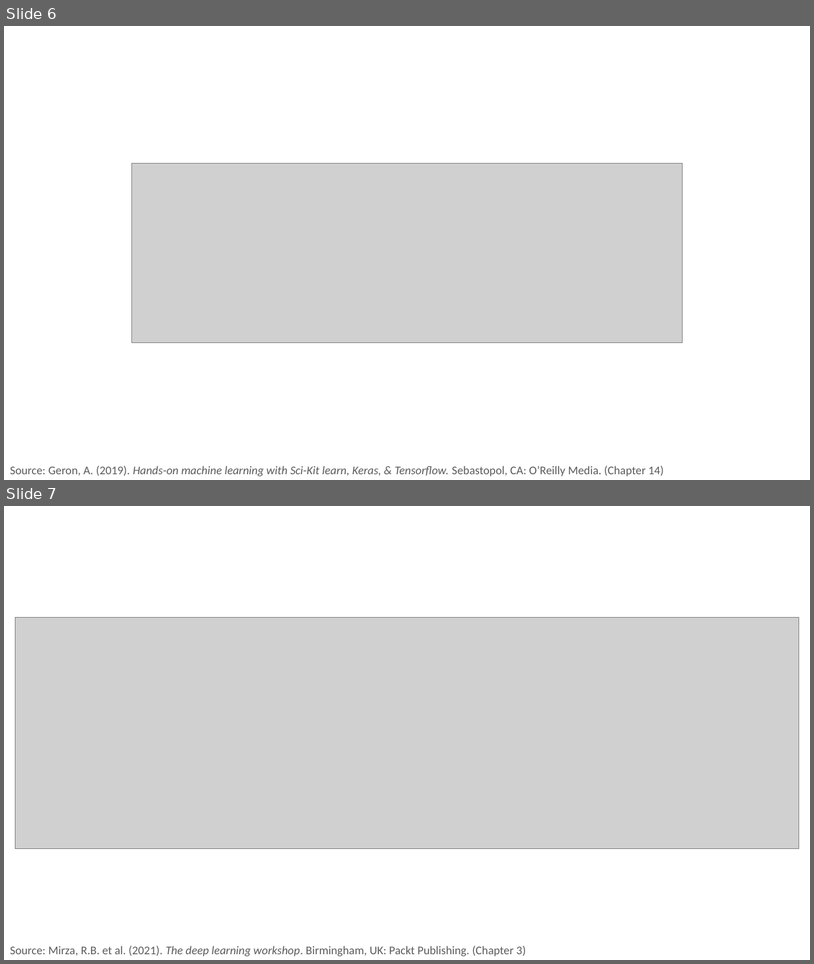
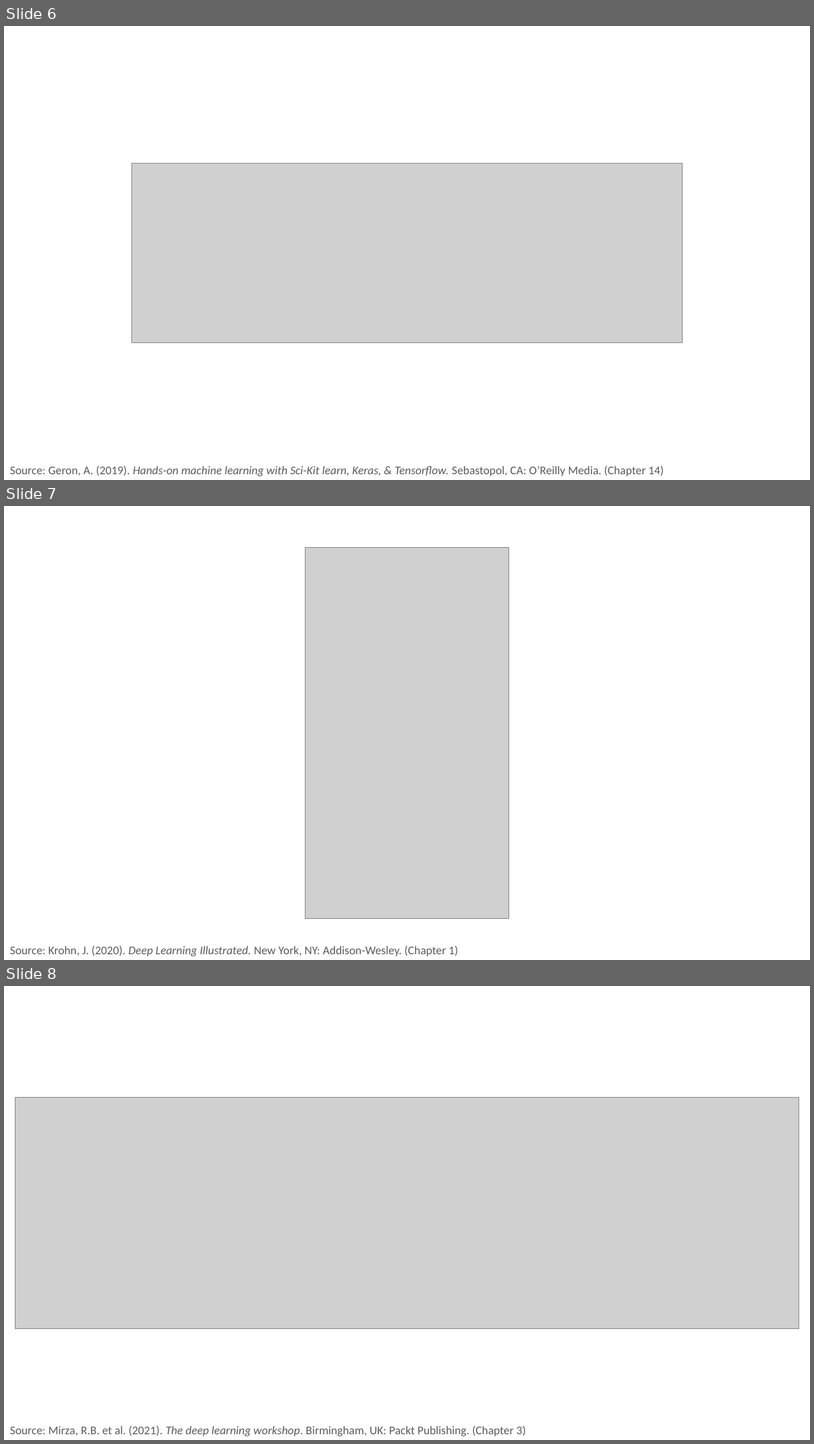
Before and after one commit to PracticumAI/cnn, a slide deck: presentations/01_cnn_intro.pptx. Shown one above the other, each under a label of ours: slides 6 and 7 before the commit, slides 6, 7 and 8 after it. The pictures are 814x964 and 814x1444 pixels, drawn with LibreOffice and Linux fonts; fonts in the diff are those of the drawing; grey boxes stand for pictures. Boxes give left, top, right and bottom in pixels: in the first picture for what was removed or moved away, otherwise in the second. Text is boxed around its words. In the diff, an @@ line names an element or a change of style, - is before the commit and + after.

```diff
--- a/presentations/01_cnn_intro.pptx
+++ b/presentations/01_cnn_intro.pptx
@@ slide 7 added at [4,506,810,960], background #FFFFFF @@
@@ picture added at [305,548,509,918] @@
@@ text added at [10,945,458,956], 14 pt, text #595959 @@
+Source: Krohn, J. (2020). Deep Learning Illustrated. New York, NY: Addison-Wesley. (Chapter 1)
@@ what was slide 7 is now slide 8 @@
```
Also in this commit, not shown: 1 slide changed, 1 other slide added, 1 slide removed.
